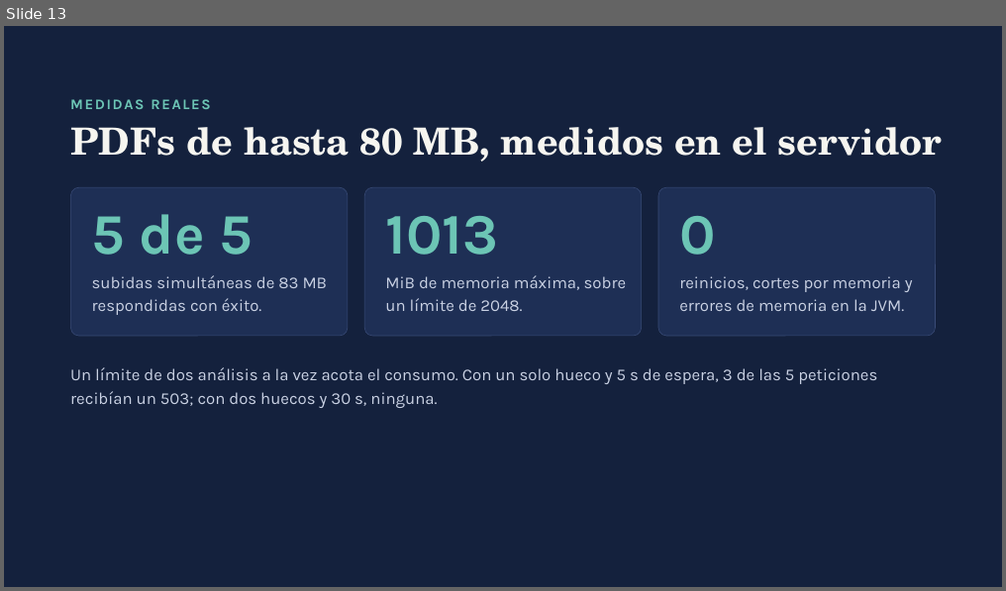
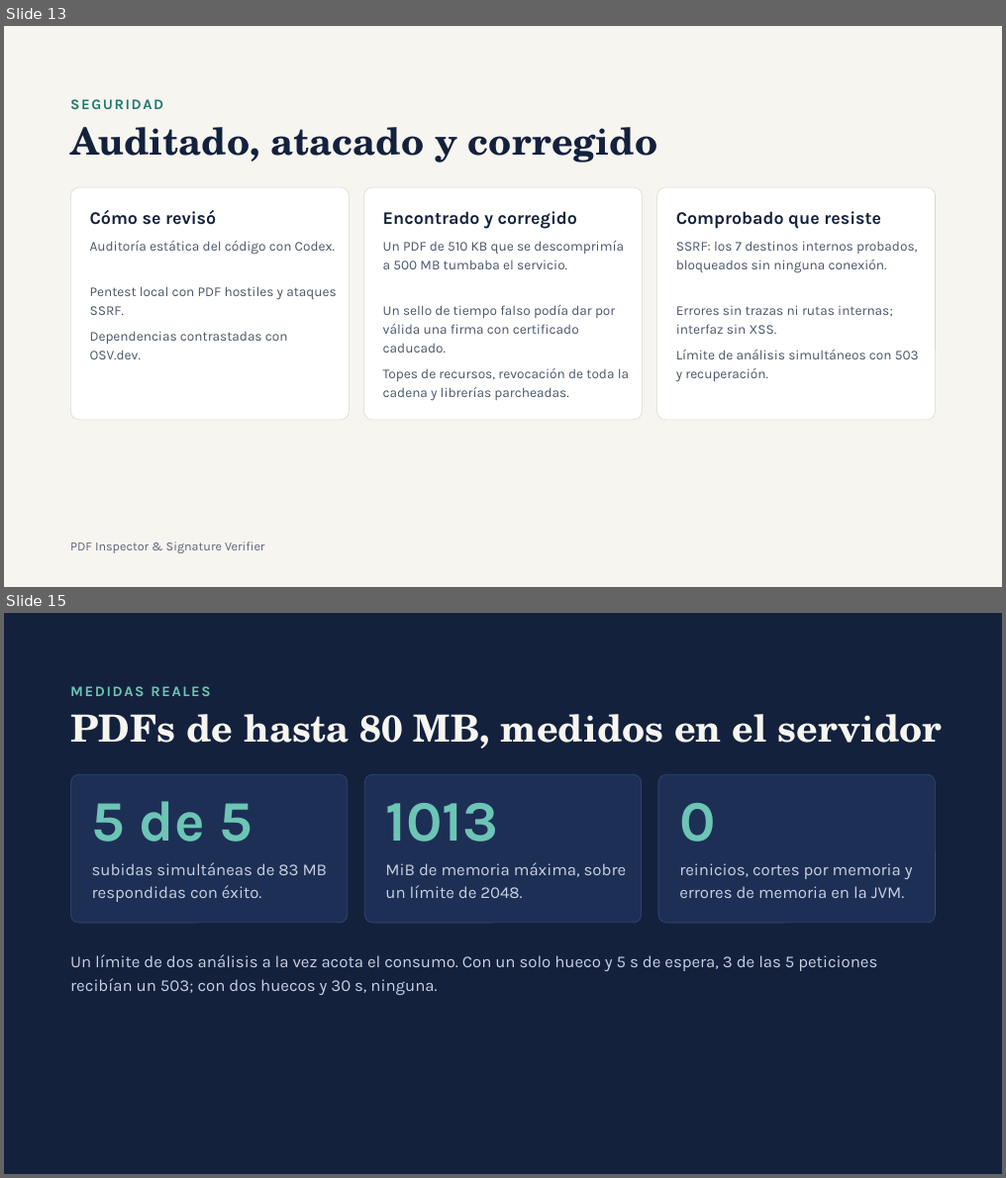
Before and after one commit to avalinani/verificador, a slide deck: docs/PDF-Inspector-TFM.pptx. Shown one above the other, each under a label of ours: slide 13 before the commit, slides 13 and 15 after it; the slides between them are not shown. The pictures are 1006x591 and 1006x1178 pixels, drawn with LibreOffice and Linux fonts; fonts in the diff are those of the drawing. Boxes give left, top, right and bottom in pixels: in the first picture for what was removed or moved away, otherwise in the second. Text is boxed around its words. In the diff, an @@ line names an element or a change of style, - is before the commit and + after.

```diff
--- a/docs/PDF-Inspector-TFM.pptx
+++ b/docs/PDF-Inspector-TFM.pptx
@@ slide 13 added at (x1=4, y1=26, x2=1002, y2=587), background #F6F5F0 @@
@@ text added at (x1=70, y1=99, x2=163, y2=109), 14 pt, text #1F7A6D, bold @@
+SEGURIDAD
@@ title added at (x1=70, y1=127, x2=657, y2=163), 36 pt, text #14213D, bold @@
+Auditado, atacado y corregido
@@ rounded rectangle added at (x1=70, y1=187, x2=350, y2=420), fill #FFFFFF, outline #DAD8CF 0.5 pt @@
@@ rounded rectangle added at (x1=364, y1=187, x2=643, y2=420), fill #FFFFFF, outline #DAD8CF 0.5 pt @@
@@ rounded rectangle added at (x1=657, y1=187, x2=936, y2=420), fill #FFFFFF, outline #DAD8CF 0.5 pt @@
@@ text added at (x1=90, y1=210, x2=216, y2=225), 17 pt, text #14213D, bold @@
+Cómo se revisó
@@ text added at (x1=383, y1=211, x2=577, y2=229), 17 pt, text #14213D, bold @@
+Encontrado y corregido
@@ text added at (x1=676, y1=211, x2=881, y2=229), 17 pt, text #14213D, bold @@
+Comprobado que resiste
@@ text added at (x1=90, y1=240, x2=335, y2=255), 13 pt, text #4A5568 @@
+Auditoría estática del código con Codex.
@@ text added at (x1=383, y1=241, x2=624, y2=270), 13 pt, text #4A5568 @@
+Un PDF de 510 KB que se descomprimía a 500 MB tumbaba el servicio.
@@ text added at (x1=676, y1=241, x2=917, y2=274), 13 pt, text #4A5568 @@
+SSRF: los 7 destinos internos probados, bloqueados sin ninguna conexión.
@@ text added at (x1=90, y1=286, x2=336, y2=315), 13 pt, text #4A5568 @@
+Pentest local con PDF hostiles y ataques SSRF.
@@ text added at (x1=383, y1=305, x2=615, y2=353), 13 pt, text #4A5568 @@
+Un sello de tiempo falso podía dar por válida una firma con certificado caducado.
@@ text added at (x1=676, y1=305, x2=893, y2=334), 13 pt, text #4A5568 @@
+Errores sin trazas ni rutas internas; interfaz sin XSS.
@@ text added at (x1=90, y1=331, x2=288, y2=360), 13 pt, text #4A5568 @@
+Dependencias contrastadas con OSV.dev.
@@ text added at (x1=676, y1=349, x2=919, y2=382), 13 pt, text #4A5568 @@
+Límite de análisis simultáneos con 503 y recuperación.
@@ text added at (x1=383, y1=369, x2=629, y2=401), 13 pt, text #4A5568 @@
+Topes de recursos, revocación de toda la cadena y librerías parcheadas.
@@ text added at (x1=70, y1=542, x2=265, y2=554), 12 pt, text #5B6478 @@
+PDF Inspector & Signature Verifier
@@ what was slide 13 is now slide 15 @@
```
Also in this commit, not shown: 13 slides changed, 1 other slide added, 3 other files.
